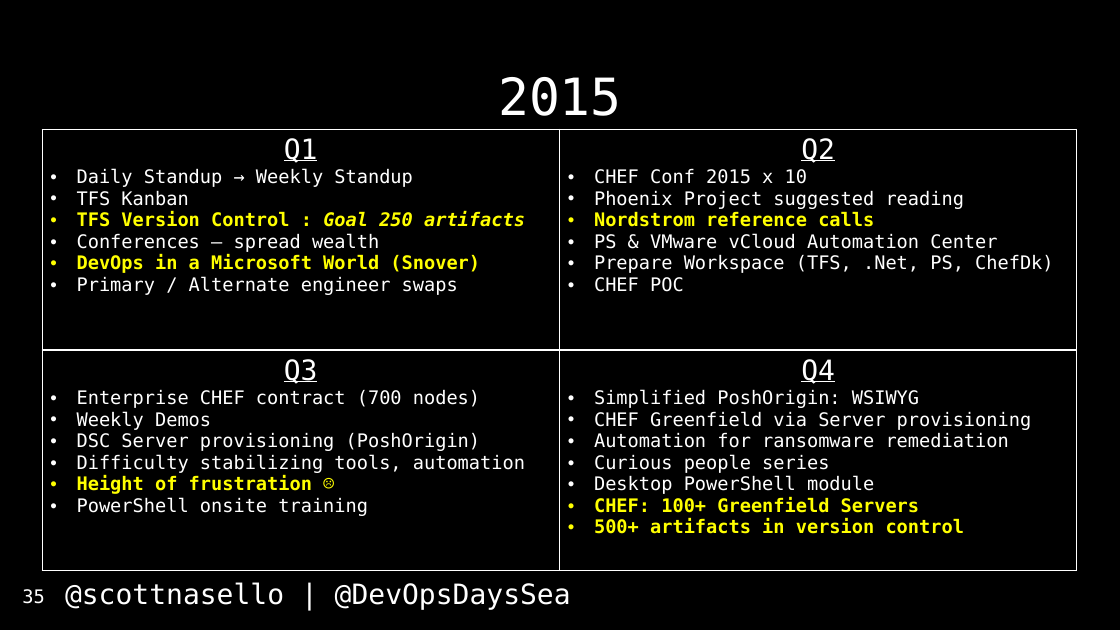
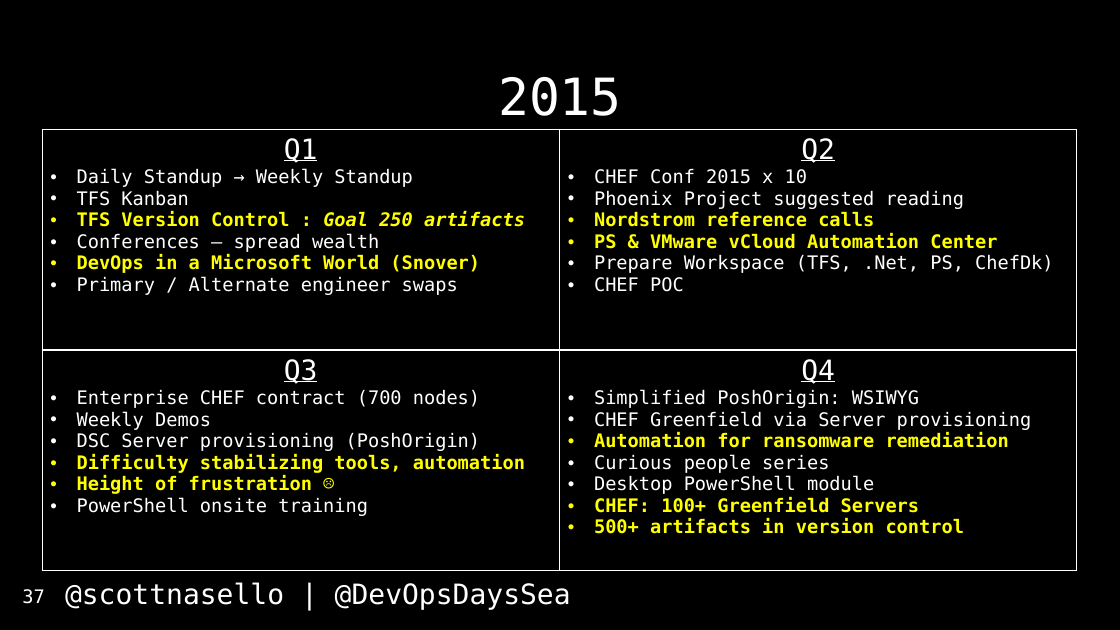
Before and after one commit to scottnasello/talks, a slide deck: slide 37 of 2017-04-26 Seattle DevOpsDays/DevOpsDays Seattle.pptx (slide 35 before the commit). Drawn at 1120x630 pixels with LibreOffice and Linux fonts; fonts in the diff are those of the drawing. Boxes give left, top, right and bottom in pixels: in the first picture for what was removed or moved away, otherwise in the second. Text is boxed around its words. In the diff, an @@ line names an element or a change of style, - is before the commit and + after.

```diff
--- a/2017-04-26 Seattle DevOpsDays/DevOpsDays Seattle.pptx
+++ b/2017-04-26 Seattle DevOpsDays/DevOpsDays Seattle.pptx
@@ table at (560, 129, 1077, 350) @@
@@ text colour #FFFFFF to #FFFF00, bold on in "PS & VMware vCloud Automation Center" @@
@@ table at (42, 350, 560, 571) @@
@@ text colour #FFFFFF to #FFFF00, bold on in "Difficulty stabilizing tools, automation" @@
@@ table at (560, 350, 1077, 571) @@
@@ text colour #FFFFFF to #FFFF00, bold on in "Automation for ransomware remediation" @@
@@ page number at (22, 589, 44, 604): text changed @@
-35
+37
```
Also in this commit, not shown: 8 other slides changed, 6 slides added, 1 slide removed, 1 other file.
